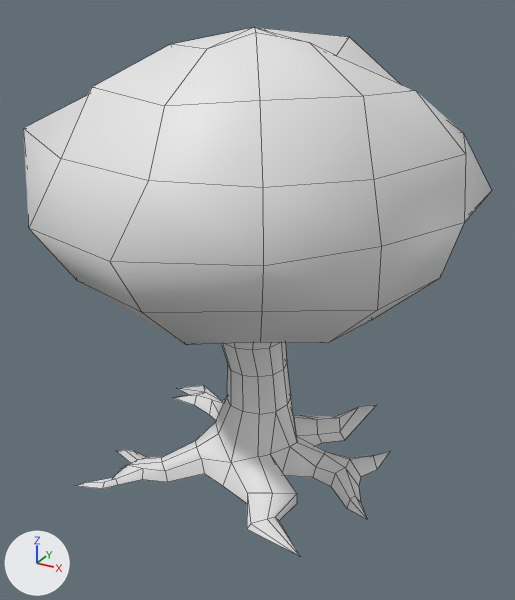
An edit to the OBJ model Assets/Models/Raw/Tree.obj, drawn before and after from the same camera.
Rendered twice from a 50 mm lens placed at (1.61, -2.92, 2.4), pointed at (0.03, -0.05, 0.96). Arrows for +X, +Y and +Z are at lower left; the lights stay in place. Mesh edges are drawn as thin lines. Where no turn or scale is listed for an object, it has been applied to the vertices.
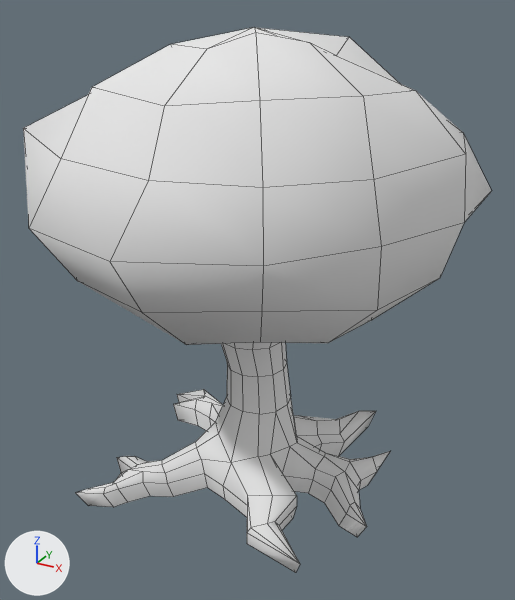
What differs and where, as boxes (x1, y1, x2, y2) in the pictures (515 x 600 px):
```json
{"object": "Cube", "change": "reshaped", "before": [23, 27, 491, 556], "after": [23, 27, 491, 573]}
{"part": 1, "of": "me_cube", "change": "built on", "before": [75, 385, 390, 556], "after": [76, 389, 390, 573]}
```

The change, as JSON lines over the scene's bpy script:
```json
{"op": "add", "block": "mat_material", "code": ["mat_material = principled_material('Material')", "mat_material.base_color = (0.8, 0.8, 0.8)  # white #e7e7e7", "mat_material.roughness = 1.0"]}
{"block": "me_cube", "where": "# used by ob_cube; location = (0.0, 0.0, 0.0)"}
{"op": "remove", "block": "me_cube", "code": "me_cube.from_pydata(...)  # 252 vertices, 229 faces; spans x -0.99..0.99, y -1.08..1.03, z 0.0..2.24"}
{"op": "add", "block": "me_cube", "code": "me_cube.from_pydata(...)  # 306 vertices, 283 faces; spans x -0.99..0.99, y -1.08..1.03, z -0.14..2.24"}
{"block": "me_cube", "change": "me_cube part 1"}
{"block": "me_cube", "change": "1 vertex is removed from x -0.61, y 0.33, z 0.0"}
{"block": "me_cube", "change": "37 faces are deleted"}
{"block": "me_cube", "change": "22 vertices in x -0.62..0.54, y -0.58..0.64, z 0.0..0.12 move by (0.0, 0.0, -0.03)"}
{"block": "me_cube", "change": "20 vertices in x -0.44..0.5, y -0.47..0.46, z 0.0..0.12 move by (0.0, 0.0, -0.02)"}
{"block": "me_cube", "change": "9 vertices in x -0.33..0.61, y -0.04..0.35, z 0.0..0.09 move by (0.0, 0.0, -0.01)"}
{"block": "me_cube", "change": "6 vertices in x -0.64..0.63, y -0.68..0.53, z 0.0..0.05 move by (0.0, 0.0, -0.04)"}
{"block": "me_cube", "change": "5 vertices in x -0.75..0.74, y -0.6..0.81, z 0.0 move by (0.0, 0.0, -0.05)"}
{"block": "me_cube", "change": "25 vertices move from x -0.8..0.67, y -0.71..0.48, z 0.0..0.13 to x -0.61..0.61, y -0.62..0.36, z -0.14..0.13"}
{"block": "me_cube", "change": "55 vertices are added at x -0.8..0.69, y -0.71..0.76, z -0.14..0.03"}
{"block": "me_cube", "change": "91 new faces join them"}
{"op": "add", "block": "me_cube", "code": "me_cube.materials.append(mat_material)  # white #e7e7e7"}
```
